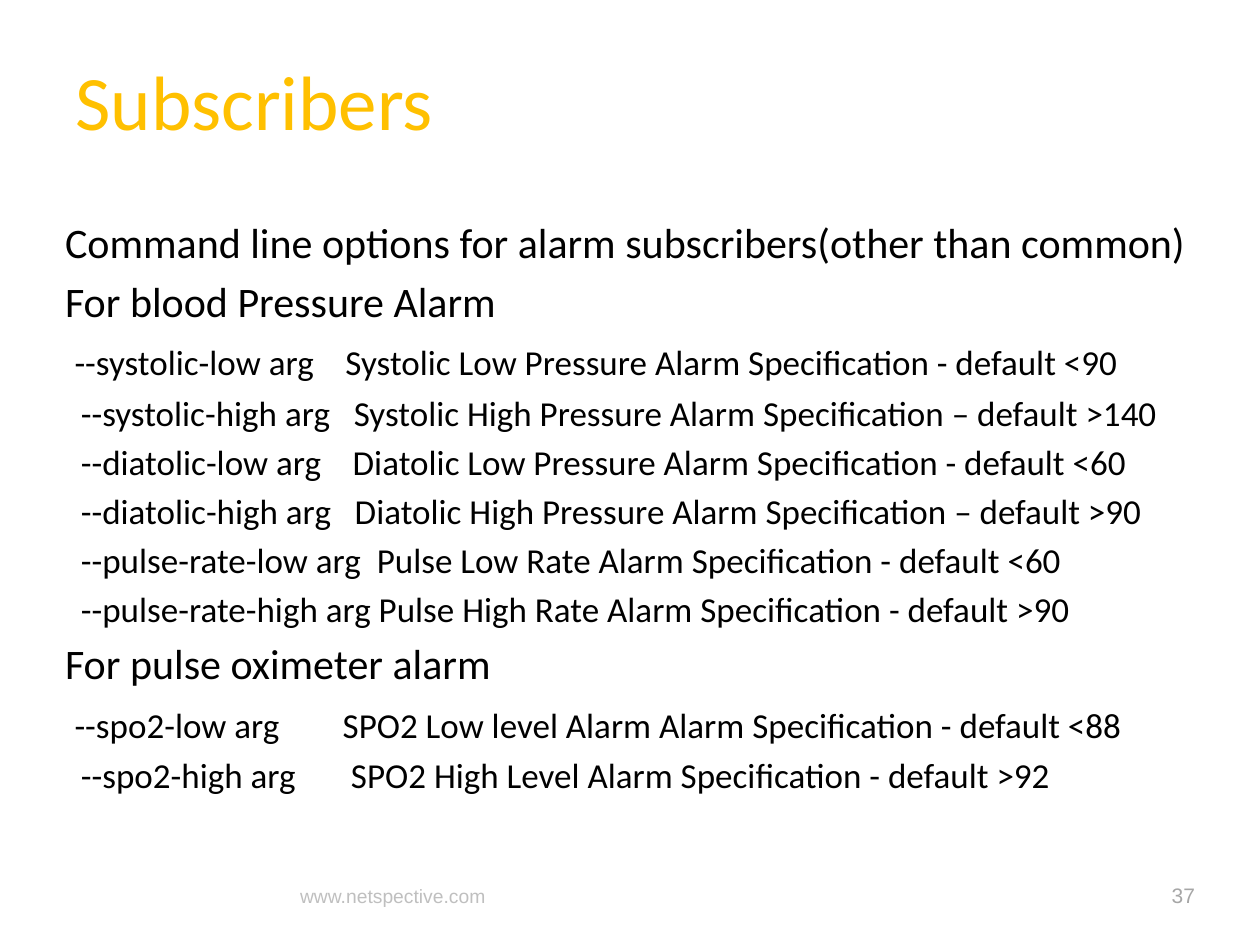
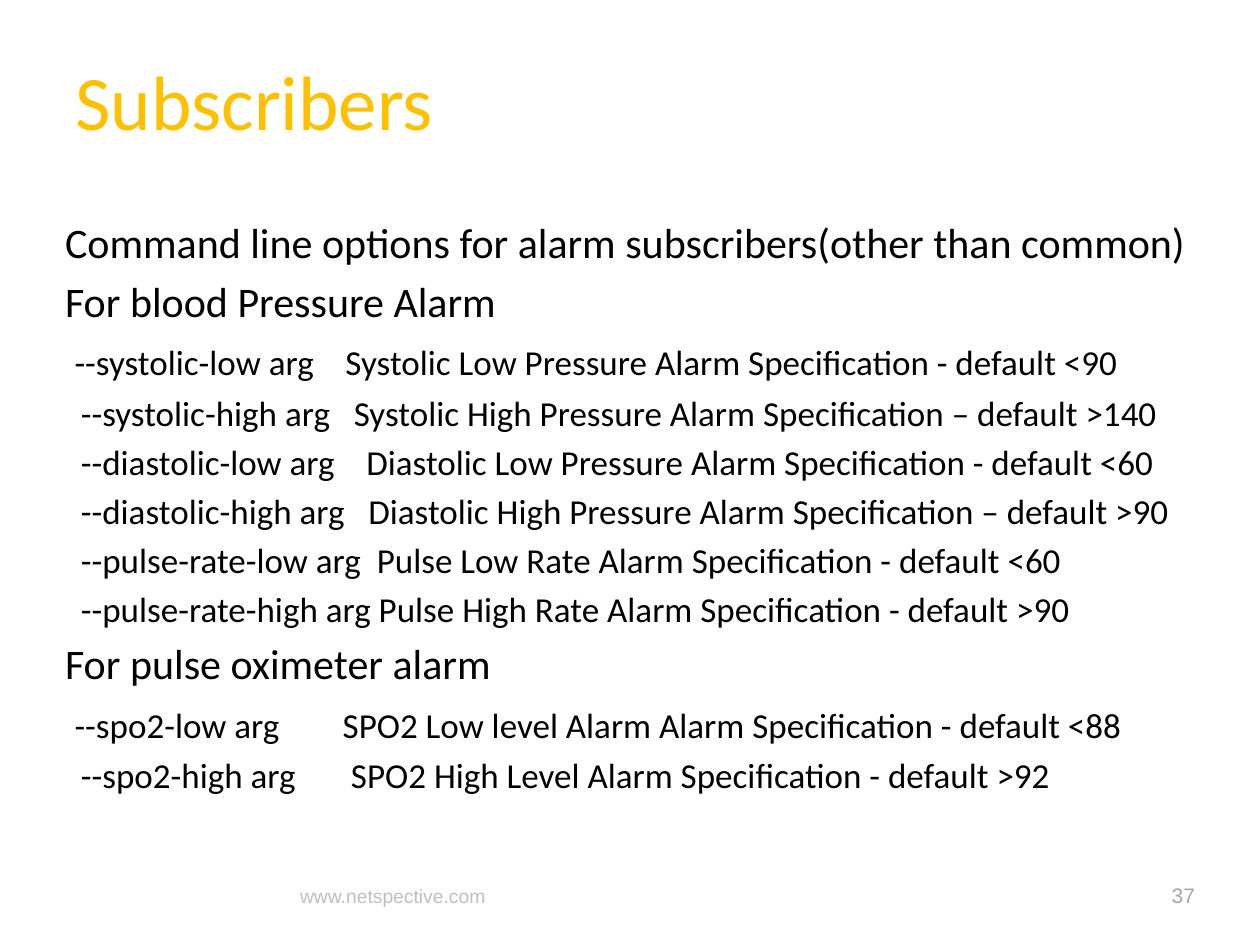
Before and after one commit to netspective/fluent, a slide deck: slide 37 of support/documents/Covidien Gateway Prototype Project Status and Plan.pptx. Drawn at 1260x945 pixels with LibreOffice and Linux fonts; fonts in the diff are those of the drawing; background and template pictures are left out. Boxes give left, top, right and bottom in pixels: in the first picture for what was removed or moved away, otherwise in the second. Text is boxed around its words. In the diff, an @@ line names an element or a change of style, - is before the commit and + after.

Commit message:
Typo Changes and PPT updated

```diff
--- a/support/documents/Covidien Gateway Prototype Project Status and Plan.pptx
+++ b/support/documents/Covidien Gateway Prototype Project Status and Plan.pptx
@@ text at [81, 450, 1168, 530]: text changed @@
---diatolic-low arg Diatolic Low Pressure Alarm Specification - default <60
---diatolic-high arg Diatolic High Pressure Alarm Specification – default >90
+--diastolic-low arg Diastolic Low Pressure Alarm Specification - default <60
+--diastolic-high arg Diastolic High Pressure Alarm Specification – default >90
```
Also in this commit, not shown: 9 other slides changed, 16 slides added, 4 other files.
